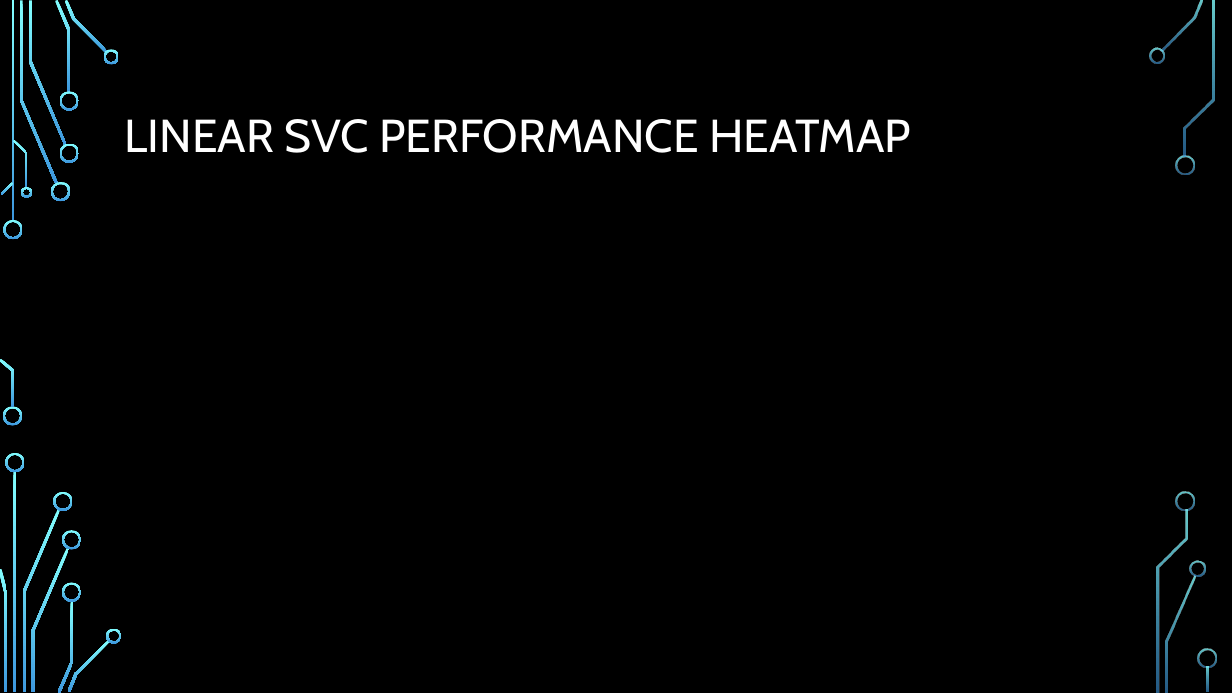
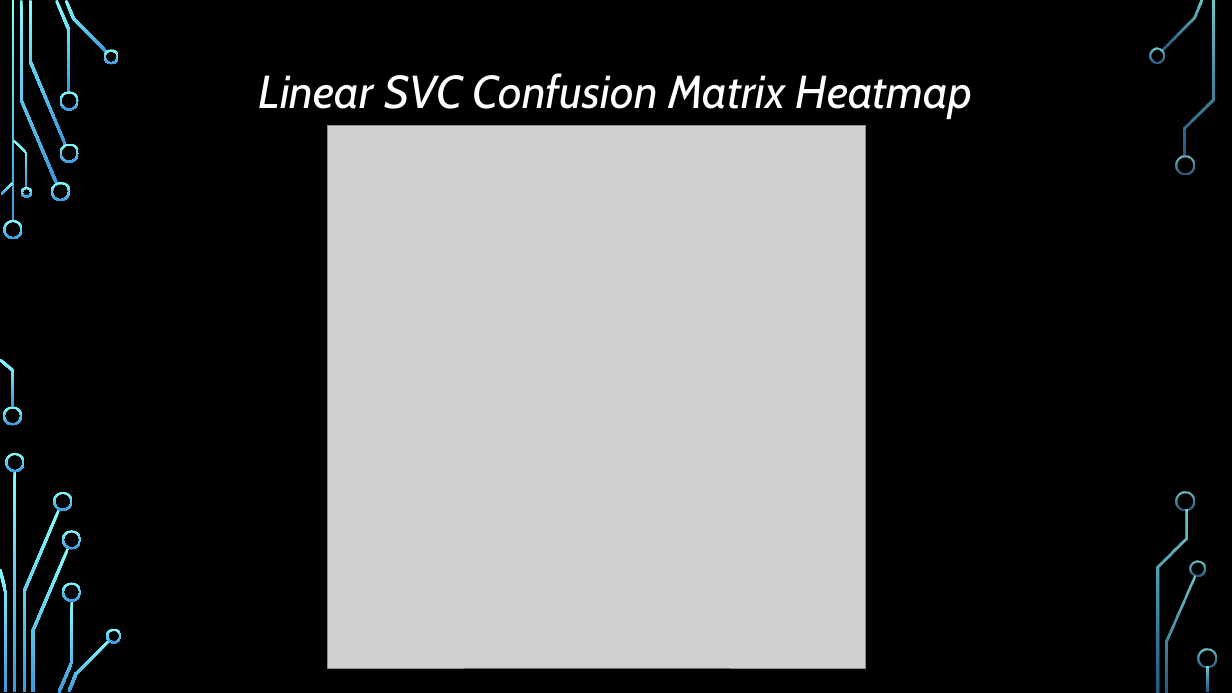
Before and after one commit to ayan1995/Thinkful, a slide deck: slide 14 of Bootcamp/Unit 4 Unsupervised Learning/Unsupervised Learning Capstone/Unsupervised Learning Capstone Presentation.pptx (slide 13 before the commit). Drawn at 1232x693 pixels with LibreOffice and Linux fonts; fonts in the diff are those of the drawing; grey boxes stand for pictures; background and template pictures are left out. Boxes give left, top, right and bottom in pixels: in the first picture for what was removed or moved away, otherwise in the second. Text is boxed around its words. In the diff, an @@ line names an element or a change of style, - is before the commit and + after.

```diff
--- a/Bootcamp/Unit 4 Unsupervised Learning/Unsupervised Learning Capstone/Unsupervised Learning Capstone Presentation.pptx
+++ b/Bootcamp/Unit 4 Unsupervised Learning/Unsupervised Learning Capstone/Unsupervised Learning Capstone Presentation.pptx
@@ title at (x1=258, y1=73, x2=973, y2=119): text changed; italic on @@
-LINEAR SVC PERFORMANCE HEATMAP
+Linear SVC Confusion Matrix Heatmap
@@ picture added at (x1=328, y1=125, x2=866, y2=668) @@
```
Also in this commit, not shown: 12 other slides changed, 5 slides added, 4 slides removed, 2 other files.
